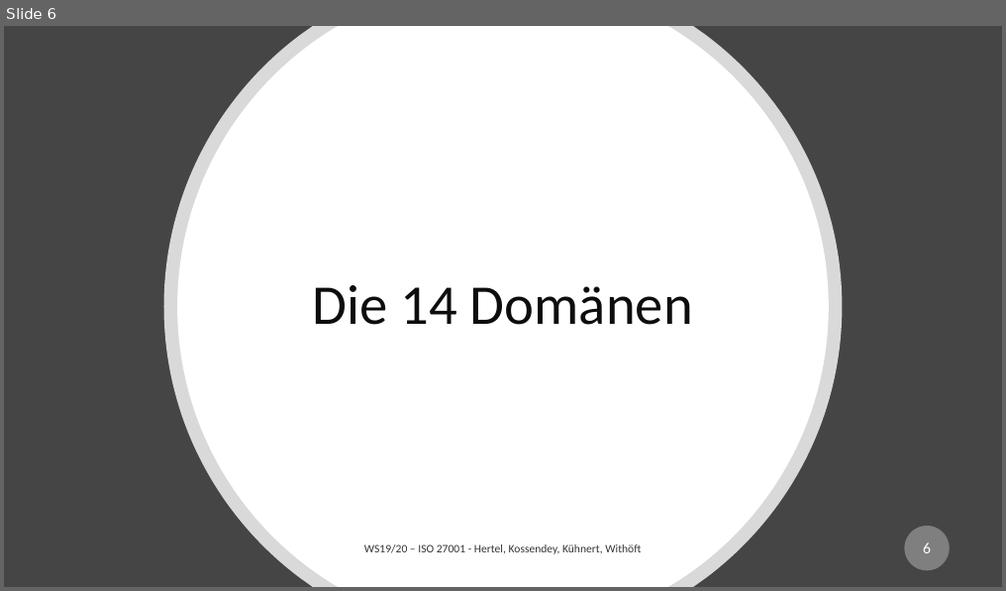
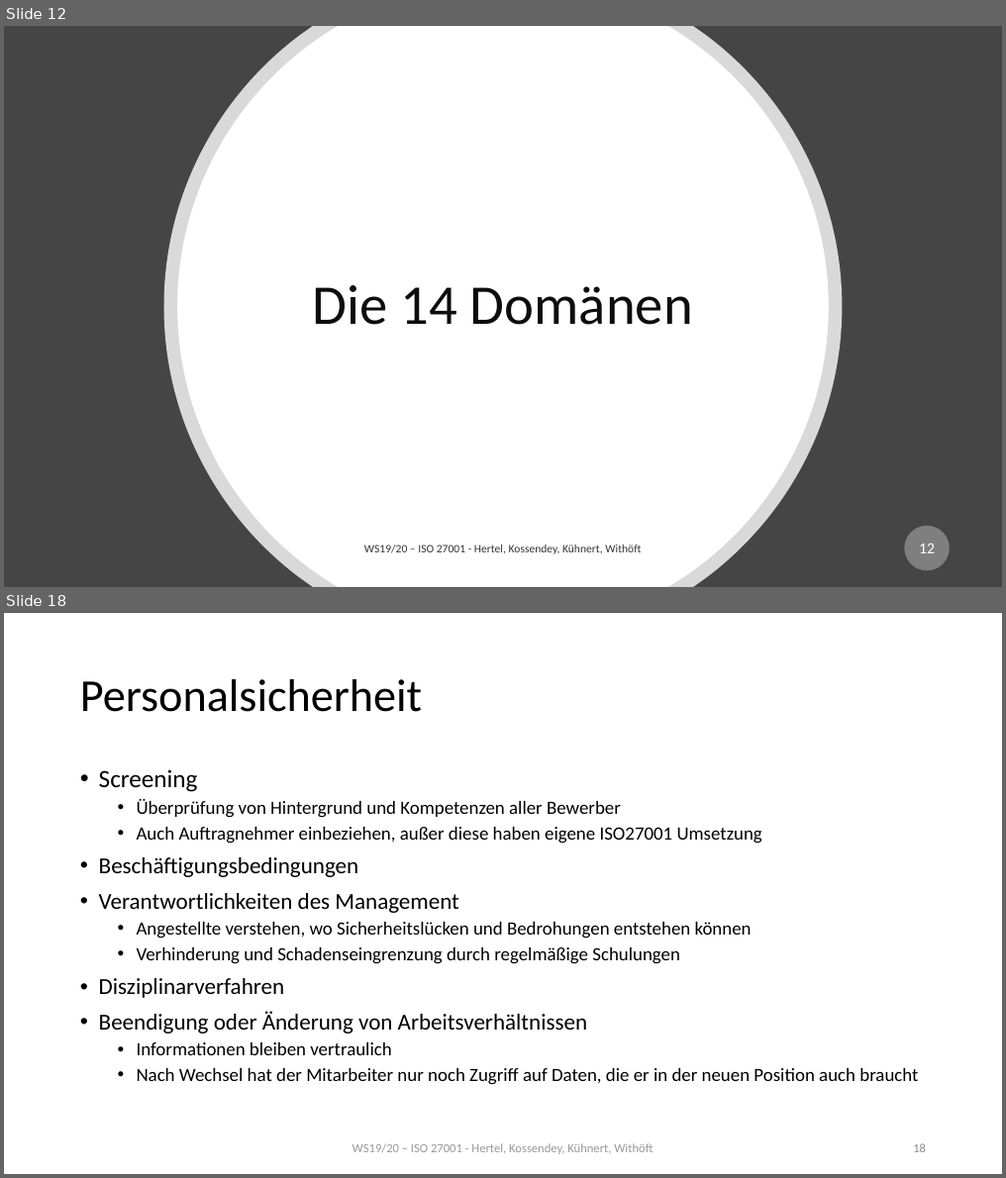
Before and after one commit to mwithoeft/SicherheitUndZuverlaessigkeit, a slide deck: merged.pptx. Shown one above the other, each under a label of ours: slide 6 before the commit, slides 12 and 18 after it; the slides between them are not shown. The pictures are 1006x591 and 1006x1178 pixels, drawn with LibreOffice and Linux fonts; fonts in the diff are those of the drawing. Boxes give left, top, right and bottom in pixels: in the first picture for what was removed or moved away, otherwise in the second. Text is boxed around its words. In the diff, an @@ line names an element or a change of style, - is before the commit and + after.

```diff
--- a/merged.pptx
+++ b/merged.pptx
@@ slide 18 added at (x1=4, y1=613, x2=1002, y2=1174), background #FFFFFF @@
@@ title added at (x1=80, y1=679, x2=422, y2=712), 44 pt, text #000000 @@
+Personalsicherheit
@@ text added at (x1=99, y1=769, x2=918, y2=1085), 18 pt, text #000000 @@
+• Screening
+  • Überprüfung von Hintergrund und Kompetenzen aller Bewerber
+  • Auch Auftragnehmer einbeziehen, außer diese haben eigene ISO27001 Umsetzung
+• Beschäftigungsbedingungen
+• Verantwortlichkeiten des Management
+  • Angestellte verstehen, wo Sicherheitslücken und Bedrohungen entstehen können
+  • Verhinderung und Schadenseingrenzung durch regelmäßige Schulungen
+• Disziplinarverfahren
+• Beendigung oder Änderung von Arbeitsverhältnissen
+  • Informationen bleiben vertraulich
+  • Nach Wechsel hat der Mitarbeiter nur noch Zugriff auf Daten, die er in der neuen Position auch braucht
@@ text added at (x1=352, y1=1144, x2=652, y2=1155), 12 pt, text #808080 at 80% opacity @@
+WS19/20 – ISO 27001 - Hertel, Kossendey, Kühnert, Withöft
@@ page number added at (x1=913, y1=1144, x2=926, y2=1153), 12 pt, text #8C8C8C @@
+18
@@ what was slide 6 is now slide 12 @@
@@ page number at (x1=919, y1=544, x2=935, y2=554): text changed @@
-6
+12
```
Also in this commit, not shown: 4 slides changed, 26 other slides added.
